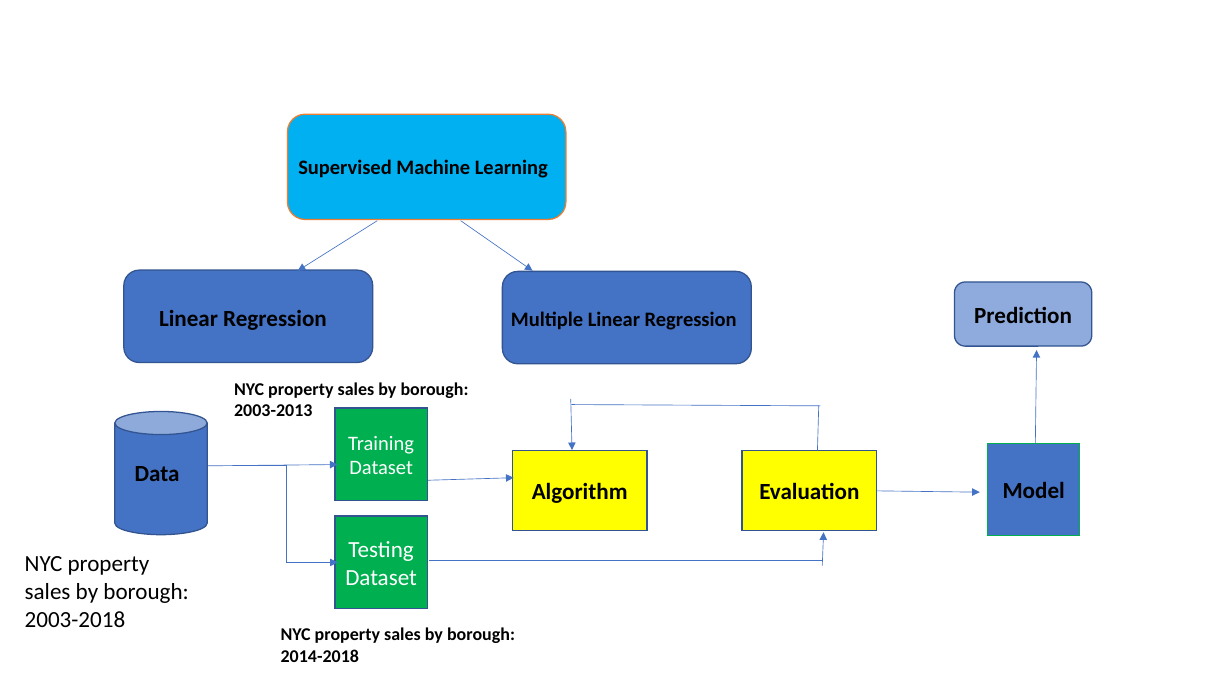
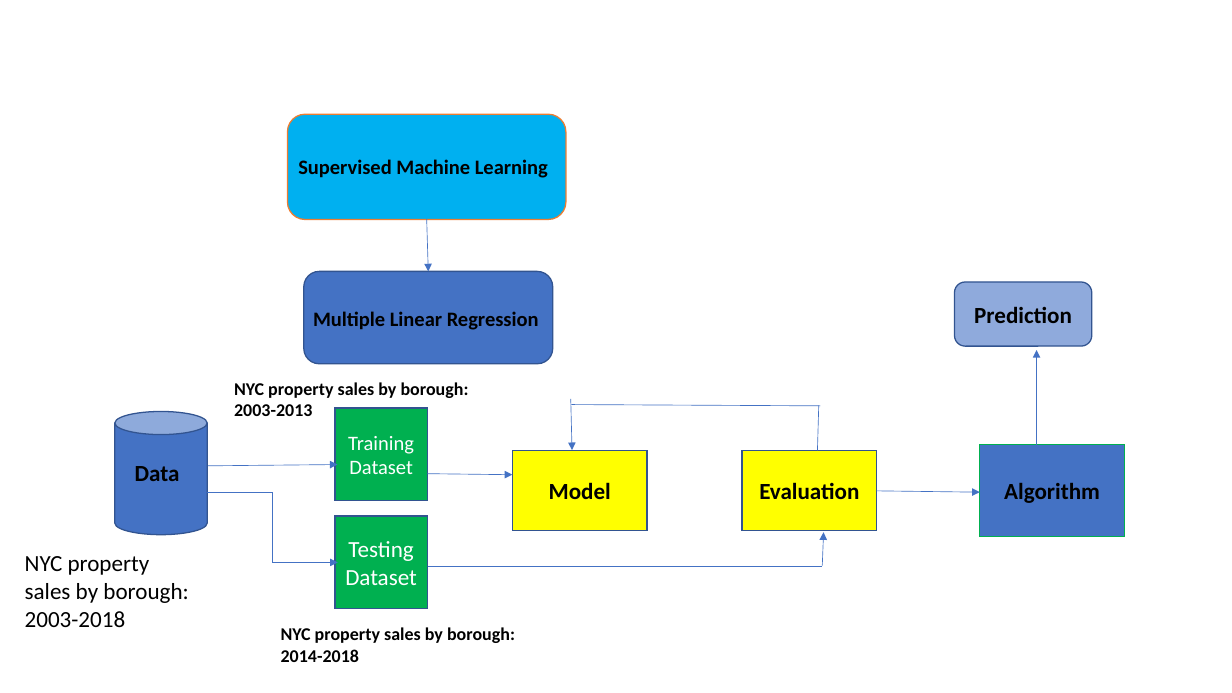
Before and after one commit to VershaR1791/Group8_Project, a slide deck: slide 1 of Machine Learning Model.pptx. Drawn at 1232x693 pixels with LibreOffice and Linux fonts; fonts in the diff are those of the drawing. Boxes give left, top, right and bottom in pixels: in the first picture for what was removed or moved away, otherwise in the second. Text is boxed around its words. In the diff, an @@ line names an element or a change of style, - is before the commit and + after.

Commit message:
Add files via upload
Model updated

```diff
--- a/Machine Learning Model.pptx
+++ b/Machine Learning Model.pptx
@@ arrow removed from (377, 221) to (298, 271) @@
@@ arrow moved from (461, 221) - (532, 271) to (427, 219) - (429, 272) @@
@@ rounded rectangle removed at <box>124,270,372,362</box> @@
@@ rounded rectangle: place and size @@
-rounded rectangle at <box>503,272,751,364</box>
+rounded rectangle at <box>304,272,553,364</box>
@@ text removed at <box>159,310,327,330</box> @@
-Linear Regression
@@ text "Multiple Linear Regression": place and size @@
-text "Multiple Linear Regression" at <box>511,311,737,330</box>
+text "Multiple Linear Regression" at <box>313,311,539,330</box>
@@ arrow moved from (1035, 446) - (1037, 350) to (1037, 450) - (1037, 350) @@
@@ rectangle "Algorithm": place and size @@
-rectangle "Algorithm" at <box>988,444,1080,536</box>
+rectangle "Algorithm" at <box>980,445,1125,537</box>
@@ arrow moved from (428, 481) - (514, 478) to (427, 474) - (513, 475) @@
@@ elbow arrow moved from (236, 465) - (338, 563) to (207, 493) - (338, 563) @@
@@ text in rectangle at <box>549,482,611,499</box>: text changed @@
-Algorithm
+Model
@@ text in rectangle at <box>1004,483,1100,503</box>: text changed @@
-Model
+Algorithm
@@ line moved from (430, 560) - (823, 560) to (429, 567) - (823, 567) @@
```
